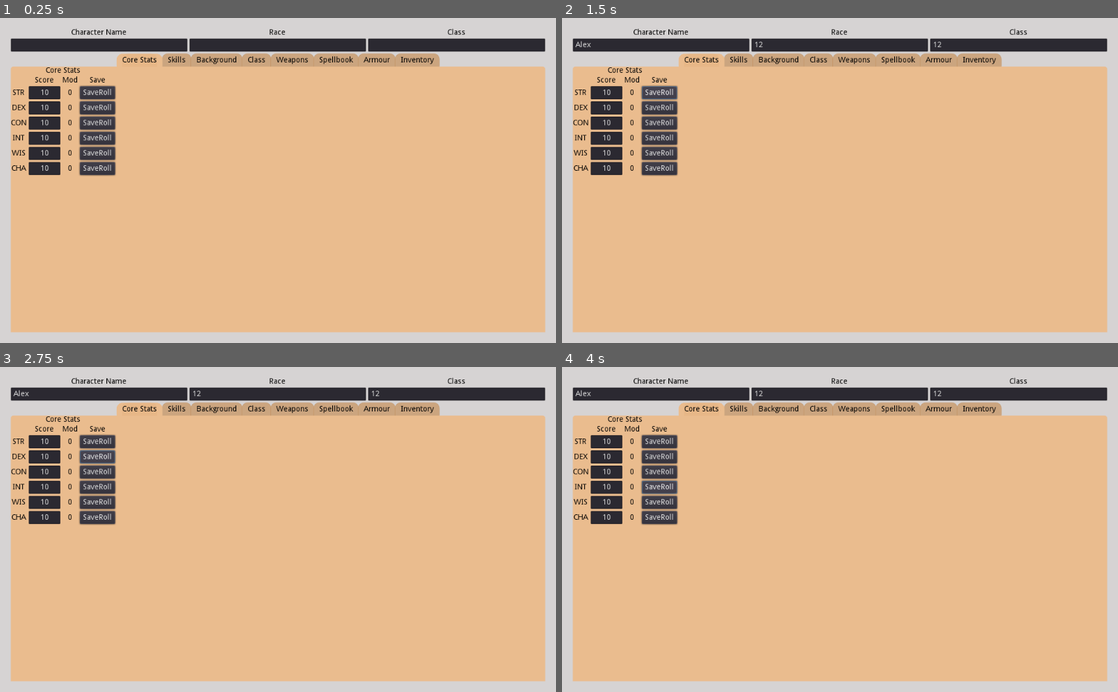
Above: before the commit, frames 1-4 (two rows, left to right).
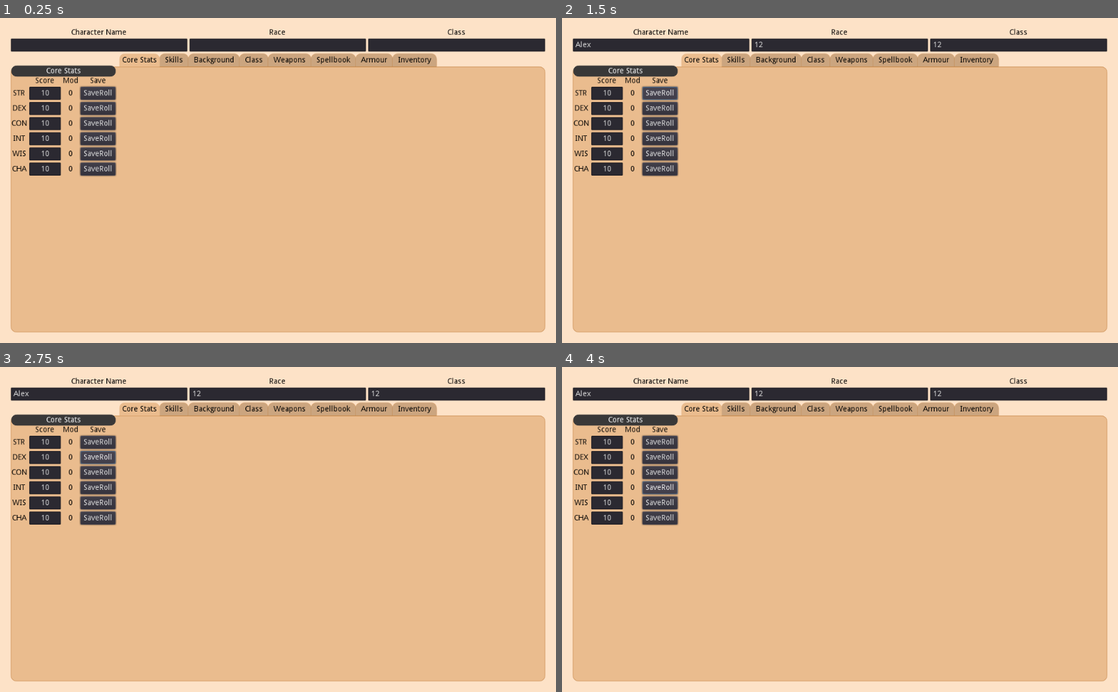
Above: after the commit, the same moments.

Repository: Daniel3dartist/RPG-Virtual-Table
Game: Godot game, scene res://Scenes/Character_Sheet.tscn
Same seed, same stepped clock (60 frames per second), same inputs: the game is played once before the commit and once after it. This scene is started directly instead of the project's main scene.
Inputs (mouse positions are in pixels of both pictures, inside the frame that each line leads up to):
- Up to frame 1 (0.25 s): no input
- Up to frame 2 (1.5 s): click (662, 44) at 0.52 s; type "Alex" at 0.6 s; click (840, 44) at 0.75 s; type "12" at 0.83 s; click (1017, 44) at 0.98 s; type "12" at 1.07 s; click "SaveRoll" at 1.25 s
- Up to frame 3 (2.75 s): click "SaveRoll" at 2 s
- Up to frame 4 (4 s): click "SaveRoll" at 2.75 s; click "SaveRoll" at 3.5 s

The runs differ from the first frame. In frame 1, 18% of the frame differs, in the area x 0-100%, y 0-100%; in frame 2, 18%; in frame 3, 18%; in frame 4, 18%.

Commit message:
updating Tabs on character sheet

Diff:
--- a/Scenes/Character_Sheet.tscn
+++ b/Scenes/Character_Sheet.tscn
@@ -1,17 +1,16 @@
-[gd_scene load_steps=5 format=2]
+[gd_scene load_steps=6 format=2]
 
 [ext_resource path="res://Scripts/Character_Sheet.gd" type="Script" id=1]
 
-[sub_resource type="StyleBoxFlat" id=3]
-bg_color = Color( 0.909804, 0.721569, 0.533333, 1 )
-border_width_left = 10
-border_width_right = 10
-border_color = Color( 0.92041, 0.740643, 0.560875, 1 )
+[sub_resource type="StyleBoxFlat" id=5]
+content_margin_left = 5.0
+content_margin_right = 5.0
+bg_color = Color( 0.921569, 0.741176, 0.560784, 1 )
+border_color = Color( 0.921569, 0.741176, 0.560784, 1 )
 corner_radius_top_left = 10
 corner_radius_top_right = 10
 corner_radius_bottom_right = 1
 corner_radius_bottom_left = 1
-shadow_color = Color( 0.395996, 0.231256, 0.066515, 1 )
 
 [sub_resource type="StyleBoxFlat" id=4]
 bg_color = Color( 0.800293, 0.650238, 0.500183, 1 )
@@ -28,8 +27,24 @@
 
 [sub_resource type="StyleBoxFlat" id=2]
 bg_color = Color( 0.921569, 0.741176, 0.560784, 1 )
-corner_radius_top_left = 5
-corner_radius_top_right = 5
+border_width_left = 1
+border_width_top = 1
+border_width_right = 1
+border_width_bottom = 1
+border_color = Color( 0.705882, 0.392157, 0.0784314, 0.564706 )
+corner_radius_top_left = 10
+corner_radius_top_right = 10
+corner_radius_bottom_right = 10
+corner_radius_bottom_left = 10
+
+[sub_resource type="StyleBoxFlat" id=6]
+bg_color = Color( 0.227451, 0.223529, 0.223529, 1 )
+corner_radius_top_left = 10
+corner_radius_top_right = 10
+corner_radius_bottom_right = 10
+corner_radius_bottom_left = 10
+expand_margin_top = 3.0
+expand_margin_bottom = 3.0
 
 [node name="Character_Sheet" type="Control"]
 anchor_right = 1.0
@@ -42,7 +57,7 @@
 [node name="ColorRect" type="ColorRect" parent="."]
 anchor_right = 1.0
 anchor_bottom = 1.0
-color = Color( 0.843137, 0.831373, 0.831373, 1 )
+color = Color( 0.992188, 0.887543, 0.782898, 1 )
 __meta__ = {
 "_edit_use_anchors_": false
 }
@@ -133,12 +148,12 @@
 margin_bottom = 42.0
 
 [node name="Sheet_TabContainer" type="TabContainer" parent="ColorRect/SheetArea"]
-margin_top = 46.0
+margin_top = 60.0
 margin_right = 984.0
 margin_bottom = 560.0
 size_flags_horizontal = 3
 size_flags_vertical = 3
-custom_styles/tab_fg = SubResource( 3 )
+custom_styles/tab_fg = SubResource( 5 )
 custom_styles/tab_bg = SubResource( 4 )
 custom_styles/panel = SubResource( 2 )
 custom_colors/font_color_bg = Color( 0, 0, 0, 1 )
@@ -150,41 +165,50 @@
 [node name="Core Stats" type="VBoxContainer" parent="ColorRect/SheetArea/Sheet_TabContainer"]
 anchor_right = 1.0
 anchor_bottom = 1.0
-margin_top = 24.0
-size_flags_horizontal = 3
-size_flags_vertical = 3
-
-[node name="Score_&_Mod" type="VBoxContainer" parent="ColorRect/SheetArea/Sheet_TabContainer/Core Stats"]
+margin_left = 1.0
+margin_top = 25.0
+margin_right = -1.0
+margin_bottom = -1.0
+size_flags_horizontal = 3
+size_flags_vertical = 3
+
+[node name="HBoxContainer" type="HBoxContainer" parent="ColorRect/SheetArea/Sheet_TabContainer/Core Stats"]
 margin_right = 192.0
 margin_bottom = 200.0
 size_flags_horizontal = 0
-size_flags_vertical = 2
-
-[node name="Core_Stats" type="Label" parent="ColorRect/SheetArea/Sheet_TabContainer/Core Stats/Score_&_Mod"]
-margin_right = 192.0
-margin_bottom = 14.0
-size_flags_horizontal = 3
-size_flags_vertical = 1
-custom_colors/font_color = Color( 0, 0, 0, 1 )
-text = "Core Stats"
-align = 1
-valign = 1
-
-[node name="HBoxContainer" type="HBoxContainer" parent="ColorRect/SheetArea/Sheet_TabContainer/Core Stats/Score_&_Mod"]
-margin_top = 18.0
+
+[node name="Score_&_Mod" type="VBoxContainer" parent="ColorRect/SheetArea/Sheet_TabContainer/Core Stats/HBoxContainer"]
 margin_right = 192.0
 margin_bottom = 200.0
-
-[node name="Attributes_Column" type="VBoxContainer" parent="ColorRect/SheetArea/Sheet_TabContainer/Core Stats/Score_&_Mod/HBoxContainer"]
-margin_right = 29.0
-margin_bottom = 182.0
-
-[node name="Align_Space" type="Label" parent="ColorRect/SheetArea/Sheet_TabContainer/Core Stats/Score_&_Mod/HBoxContainer/Attributes_Column"]
+size_flags_horizontal = 3
+size_flags_vertical = 3
+
+[node name="Core_Stats" type="Label" parent="ColorRect/SheetArea/Sheet_TabContainer/Core Stats/HBoxContainer/Score_&_Mod"]
+margin_right = 192.0
+margin_bottom = 14.0
+size_flags_horizontal = 3
+size_flags_vertical = 3
+custom_styles/normal = SubResource( 6 )
+custom_colors/font_color = Color( 1, 1, 1, 1 )
+text = "Core Stats"
+align = 1
+valign = 1
+
+[node name="HBoxContainer" type="HBoxContainer" parent="ColorRect/SheetArea/Sheet_TabContainer/Core Stats/HBoxContainer/Score_&_Mod"]
+margin_top = 25.0
+margin_right = 192.0
+margin_bottom = 200.0
+
+[node name="Attributes_Column" type="VBoxContainer" parent="ColorRect/SheetArea/Sheet_TabContainer/Core Stats/HBoxContainer/Score_&_Mod/HBoxContainer"]
+margin_right = 29.0
+margin_bottom = 182.0
+
+[node name="Align_Space" type="Label" parent="ColorRect/SheetArea/Sheet_TabContainer/Core Stats/HBoxContainer/Score_&_Mod/HBoxContainer/Attributes_Column"]
 margin_right = 29.0
 margin_bottom = 14.0
 size_flags_vertical = 1
 
-[node name="STR" type="Label" parent="ColorRect/SheetArea/Sheet_TabContainer/Core Stats/Score_&_Mod/HBoxContainer/Attributes_Column"]
+[node name="STR" type="Label" parent="ColorRect/SheetArea/Sheet_TabContainer/Core Stats/HBoxContainer/Score_&_Mod/HBoxContainer/Attributes_Column"]
 margin_top = 18.0
 margin_right = 29.0
 margin_bottom = 42.0
@@ -194,7 +218,7 @@
 align = 1
 valign = 1
 
-[node name="DEX" type="Label" parent="ColorRect/SheetArea/Sheet_TabContainer/Core Stats/Score_&_Mod/HBoxContainer/Attributes_Column"]
+[node name="DEX" type="Label" parent="ColorRect/SheetArea/Sheet_TabContainer/Core Stats/HBoxContainer/Score_&_Mod/HBoxContainer/Attributes_Column"]
 margin_top = 46.0
 margin_right = 29.0
 margin_bottom = 70.0
@@ -204,7 +228,7 @@
 align = 1
 valign = 1
 
-[node name="CON" type="Label" parent="ColorRect/SheetArea/Sheet_TabContainer/Core Stats/Score_&_Mod/HBoxContainer/Attributes_Column"]
+[node name="CON" type="Label" parent="ColorRect/SheetArea/Sheet_TabContainer/Core Stats/HBoxContainer/Score_&_Mod/HBoxContainer/Attributes_Column"]
 margin_top = 74.0
 margin_right = 29.0
 margin_bottom = 98.0
@@ -214,7 +238,7 @@
 align = 1
 valign = 1
 
-[node name="INT" type="Label" parent="ColorRect/SheetArea/Sheet_TabContainer/Core Stats/Score_&_Mod/HBoxContainer/Attributes_Column"]
+[node name="INT" type="Label" parent="ColorRect/SheetArea/Sheet_TabContainer/Core Stats/HBoxContainer/Score_&_Mod/HBoxContainer/Attributes_Column"]
 margin_top = 102.0
 margin_right = 29.0
 margin_bottom = 126.0
@@ -224,7 +248,7 @@
 align = 1
 valign = 1
 
-[node name="WIS" type="Label" parent="ColorRect/SheetArea/Sheet_TabContainer/Core Stats/Score_&_Mod/HBoxContainer/Attributes_Column"]
+[node name="WIS" type="Label" parent="ColorRect/SheetArea/Sheet_TabContainer/Core Stats/HBoxContainer/Score_&_Mod/HBoxContainer/Attributes_Column"]
 margin_top = 130.0
 margin_right = 29.0
 margin_bottom = 154.0
@@ -234,7 +258,7 @@
 align = 1
 valign = 1
 
-[node name="CHA" type="Label" parent="ColorRect/SheetArea/Sheet_TabContainer/Core Stats/Score_&_Mod/HBoxContainer/Attributes_Column"]
+[node name="CHA" type="Label" parent="ColorRect/SheetArea/Sheet_TabContainer/Core Stats/HBoxContainer/Score_&_Mod/HBoxContainer/Attributes_Column"]
 margin_top = 158.0
 margin_right = 29.0
 margin_bottom = 182.0
@@ -244,12 +268,12 @@
 align = 1
 valign = 1
 
-[node name="Score_Column" type="VBoxContainer" parent="ColorRect/SheetArea/Sheet_TabContainer/Core Stats/Score_&_Mod/HBoxContainer"]
+[node name="Score_Column" type="VBoxContainer" parent="ColorRect/SheetArea/Sheet_TabContainer/Core Stats/HBoxContainer/Score_&_Mod/HBoxContainer"]
 margin_left = 33.0
 margin_right = 91.0
 margin_bottom = 182.0
 
-[node name="Score_Description" type="Label" parent="ColorRect/SheetArea/Sheet_TabContainer/Core Stats/Score_&_Mod/HBoxContainer/Score_Column"]
+[node name="Score_Description" type="Label" parent="ColorRect/SheetArea/Sheet_TabContainer/Core Stats/HBoxContainer/Score_&_Mod/HBoxContainer/Score_Column"]
 margin_right = 58.0
 margin_bottom = 14.0
 custom_colors/font_color = Color( 0, 0, 0, 1 )
@@ -260,7 +284,7 @@
 "_edit_use_anchors_": false
 }
 
-[node name="STR_Input" type="LineEdit" parent="ColorRect/SheetArea/Sheet_TabContainer/Core Stats/Score_&_Mod/HBoxContainer/Score_Column"]
+[node name="STR_Input" type="LineEdit" parent="ColorRect/SheetArea/Sheet_TabContainer/Core Stats/HBoxContainer/Score_&_Mod/HBoxContainer/Score_Column"]
 margin_top = 18.0
 margin_right = 58.0
 margin_bottom = 42.0
@@ -270,7 +294,7 @@
 "_edit_use_anchors_": false
 }
 
-[node name="DEX_Input" type="LineEdit" parent="ColorRect/SheetArea/Sheet_TabContainer/Core Stats/Score_&_Mod/HBoxContainer/Score_Column"]
+[node name="DEX_Input" type="LineEdit" parent="ColorRect/SheetArea/Sheet_TabContainer/Core Stats/HBoxContainer/Score_&_Mod/HBoxContainer/Score_Column"]
 margin_top = 46.0
 margin_right = 58.0
 margin_bottom = 70.0
@@ -280,7 +304,7 @@
 "_edit_use_anchors_": false
 }
 
-[node name="CON_Input" type="LineEdit" parent="ColorRect/SheetArea/Sheet_TabContainer/Core Stats/Score_&_Mod/HBoxContainer/Score_Column"]
+[node name="CON_Input" type="LineEdit" parent="ColorRect/SheetArea/Sheet_TabContainer/Core Stats/HBoxContainer/Score_&_Mod/HBoxContainer/Score_Column"]
 margin_top = 74.0
 margin_right = 58.0
 margin_bottom = 98.0
@@ -290,7 +314,7 @@
 "_edit_use_anchors_": false
 }
 
-[node name="INT_Input" type="LineEdit" parent="ColorRect/SheetArea/Sheet_TabContainer/Core Stats/Score_&_Mod/HBoxContainer/Score_Column"]
+[node name="INT_Input" type="LineEdit" parent="ColorRect/SheetArea/Sheet_TabContainer/Core Stats/HBoxContainer/Score_&_Mod/HBoxContainer/Score_Column"]
 margin_top = 102.0
 margin_right = 58.0
 margin_bottom = 126.0
@@ -300,7 +324,7 @@
 "_edit_use_anchors_": false
 }
 
-[node name="WIS_Input" type="LineEdit" parent="ColorRect/SheetArea/Sheet_TabContainer/Core Stats/Score_&_Mod/HBoxContainer/Score_Column"]
+[node name="WIS_Input" type="LineEdit" parent="ColorRect/SheetArea/Sheet_TabContainer/Core Stats/HBoxContainer/Score_&_Mod/HBoxContainer/Score_Column"]
 margin_top = 130.0
 margin_right = 58.0
 margin_bottom = 154.0
@@ -310,7 +334,7 @@
 "_edit_use_anchors_": false
 }
 
-[node name="CHA_Input" type="LineEdit" parent="ColorRect/SheetArea/Sheet_TabContainer/Core Stats/Score_&_Mod/HBoxContainer/Score_Column"]
+[node name="CHA_Input" type="LineEdit" parent="ColorRect/SheetArea/Sheet_TabContainer/Core Stats/HBoxContainer/Score_&_Mod/HBoxContainer/Score_Column"]
 margin_top = 158.0
 margin_right = 58.0
 margin_bottom = 182.0
@@ -320,12 +344,12 @@
 "_edit_use_anchors_": false
 }
 
-[node name="Mod_Column" type="VBoxContainer" parent="ColorRect/SheetArea/Sheet_TabContainer/Core Stats/Score_&_Mod/HBoxContainer"]
+[node name="Mod_Column" type="VBoxContainer" parent="ColorRect/SheetArea/Sheet_TabContainer/Core Stats/HBoxContainer/Score_&_Mod/HBoxContainer"]
 margin_left = 95.0
 margin_right = 123.0
 margin_bottom = 182.0
 
-[node name="Mod_Description" type="Label" parent="ColorRect/SheetArea/Sheet_TabContainer/Core Stats/Score_&_Mod/HBoxContainer/Mod_Column"]
+[node name="Mod_Description" type="Label" parent="ColorRect/SheetArea/Sheet_TabContainer/Core Stats/HBoxContainer/Score_&_Mod/HBoxContainer/Mod_Column"]
 margin_right = 28.0
 margin_bottom = 14.0
 custom_colors/font_color = Color( 0, 0, 0, 1 )
@@ -336,7 +360,7 @@
 "_edit_use_anchors_": false
 }
 
-[node name="STR_Mod_Value" type="Label" parent="ColorRect/SheetArea/Sheet_TabContainer/Core Stats/Score_&_Mod/HBoxContainer/Mod_Column"]
+[node name="STR_Mod_Value" type="Label" parent="ColorRect/SheetArea/Sheet_TabContainer/Core Stats/HBoxContainer/Score_&_Mod/HBoxContainer/Mod_Column"]
 margin_top = 18.0
 margin_right = 28.0
 margin_bottom = 42.0
@@ -349,7 +373,7 @@
 "_edit_use_anchors_": false
 }
 
-[node name="DEX_Mod_Value" type="Label" parent="ColorRect/SheetArea/Sheet_TabContainer/Core Stats/Score_&_Mod/HBoxContainer/Mod_Column"]
+[node name="DEX_Mod_Value" type="Label" parent="ColorRect/SheetArea/Sheet_TabContainer/Core Stats/HBoxContainer/Score_&_Mod/HBoxContainer/Mod_Column"]
 margin_top = 46.0
 margin_right = 28.0
 margin_bottom = 70.0
@@ -363,7 +387,7 @@
 "_edit_use_anchors_": false
 }
 
-[node name="CON_Mod_Value" type="Label" parent="ColorRect/SheetArea/Sheet_TabContainer/Core Stats/Score_&_Mod/HBoxContainer/Mod_Column"]
+[node name="CON_Mod_Value" type="Label" parent="ColorRect/SheetArea/Sheet_TabContainer/Core Stats/HBoxContainer/Score_&_Mod/HBoxContainer/Mod_Column"]
 margin_top = 74.0
 margin_right = 28.0
 margin_bottom = 98.0
@@ -377,7 +401,7 @@
 "_edit_use_anchors_": false
 }
 
-[node name="INT_Mod_Value" type="Label" parent="ColorRect/SheetArea/Sheet_TabContainer/Core Stats/Score_&_Mod/HBoxContainer/Mod_Column"]
+[node name="INT_Mod_Value" type="Label" parent="ColorRect/SheetArea/Sheet_TabContainer/Core Stats/HBoxContainer/Score_&_Mod/HBoxContainer/Mod_Column"]
 margin_top = 102.0
 margin_right = 28.0
 margin_bottom = 126.0
@@ -391,7 +415,7 @@
 "_edit_use_anchors_": false
 }
 
-[node name="WIS_Mod_Value" type="Label" parent="ColorRect/SheetArea/Sheet_TabContainer/Core Stats/Score_&_Mod/HBoxContainer/Mod_Column"]
+[node name="WIS_Mod_Value" type="Label" parent="ColorRect/SheetArea/Sheet_TabContainer/Core Stats/HBoxContainer/Score_&_Mod/HBoxContainer/Mod_Column"]
 margin_top = 130.0
 margin_right = 28.0
 margin_bottom = 154.0
@@ -405,7 +429,7 @@
 "_edit_use_anchors_": false
 }
 
-[node name="CHA_Mod_Value" type="Label" parent="ColorRect/SheetArea/Sheet_TabContainer/Core Stats/Score_&_Mod/HBoxContainer/Mod_Column"]
+[node name="CHA_Mod_Value" type="Label" parent="ColorRect/SheetArea/Sheet_TabContainer/Core Stats/HBoxContainer/Score_&_Mod/HBoxContainer/Mod_Column"]
 margin_top = 158.0
 margin_right = 28.0
 margin_bottom = 182.0
@@ -419,12 +443,12 @@
 "_edit_use_anchors_": false
 }
 
-[node name="SaveRoll_Column" type="VBoxContainer" parent="ColorRect/SheetArea/Sheet_TabContainer/Core Stats/Score_&_Mod/HBoxContainer"]
+[node name="SaveRoll_Column" type="VBoxContainer" parent="ColorRect/SheetArea/Sheet_TabContainer/Core Stats/HBoxContainer/Score_&_Mod/HBoxContainer"]
 margin_left = 127.0
 margin_right = 192.0
 margin_bottom = 182.0
 
-[node name="Save_Roll_Description" type="Label" parent="ColorRect/SheetArea/Sheet_TabContainer/Core Stats/Score_&_Mod/HBoxContainer/SaveRoll_Column"]
+[node name="Save_Roll_Description" type="Label" parent="ColorRect/SheetArea/Sheet_TabContainer/Core Stats/HBoxContainer/Score_&_Mod/HBoxContainer/SaveRoll_Column"]
 margin_right = 65.0
 margin_bottom = 14.0
 custom_colors/font_color = Color( 0, 0, 0, 1 )
@@ -435,7 +459,7 @@
 "_edit_use_anchors_": false
 }
 
-[node name="STR_Save_Roll" type="Button" parent="ColorRect/SheetArea/Sheet_TabContainer/Core Stats/Score_&_Mod/HBoxContainer/SaveRoll_Column"]
+[node name="STR_Save_Roll" type="Button" parent="ColorRect/SheetArea/Sheet_TabContainer/Core Stats/HBoxContainer/Score_&_Mod/HBoxContainer/SaveRoll_Column"]
 margin_top = 18.0
 margin_right = 65.0
 margin_bottom = 42.0
@@ -443,7 +467,7 @@
 size_flags_vertical = 3
 text = "SaveRoll"
 
-[node name="DEX_Save_Roll" type="Button" parent="ColorRect/SheetArea/Sheet_TabContainer/Core Stats/Score_&_Mod/HBoxContainer/SaveRoll_Column"]
+[node name="DEX_Save_Roll" type="Button" parent="ColorRect/SheetArea/Sheet_TabContainer/Core Stats/HBoxContainer/Score_&_Mod/HBoxContainer/SaveRoll_Column"]
 margin_top = 46.0
 margin_right = 65.0
 margin_bottom = 70.0
@@ -451,7 +475,7 @@
 size_flags_vertical = 3
 text = "SaveRoll"
 
-[node name="CON_Save_Roll" type="Button" parent="ColorRect/SheetArea/Sheet_TabContainer/Core Stats/Score_&_Mod/HBoxContainer/SaveRoll_Column"]
+[node name="CON_Save_Roll" type="Button" parent="ColorRect/SheetArea/Sheet_TabContainer/Core Stats/HBoxContainer/Score_&_Mod/HBoxContainer/SaveRoll_Column"]
 margin_top = 74.0
 margin_right = 65.0
 margin_bottom = 98.0
@@ -459,7 +483,7 @@
 size_flags_vertical = 3
 text = "SaveRoll"
 
-[node name="INT_Save_Roll" type="Button" parent="ColorRect/SheetArea/Sheet_TabContainer/Core Stats/Score_&_Mod/HBoxContainer/SaveRoll_Column"]
+[node name="INT_Save_Roll" type="Button" parent="ColorRect/SheetArea/Sheet_TabContainer/Core Stats/HBoxContainer/Score_&_Mod/HBoxContainer/SaveRoll_Column"]
 margin_top = 102.0
 margin_right = 65.0
 margin_bottom = 126.0
@@ -467,7 +491,7 @@
 size_flags_vertical = 3
 text = "SaveRoll"
 
-[node name="WIS_Save_Roll" type="Button" parent="ColorRect/SheetArea/Sheet_TabContainer/Core Stats/Score_&_Mod/HBoxContainer/SaveRoll_Column"]
+[node name="WIS_Save_Roll" type="Button" parent="ColorRect/SheetArea/Sheet_TabContainer/Core Stats/HBoxContainer/Score_&_Mod/HBoxContainer/SaveRoll_Column"]
 margin_top = 130.0
 margin_right = 65.0
 margin_bottom = 154.0
@@ -475,7 +499,7 @@
 size_flags_vertical = 3
 text = "SaveRoll"
 
-[node name="CHA_Save_Roll" type="Button" parent="ColorRect/SheetArea/Sheet_TabContainer/Core Stats/Score_&_Mod/HBoxContainer/SaveRoll_Column"]
+[node name="CHA_Save_Roll" type="Button" parent="ColorRect/SheetArea/Sheet_TabContainer/Core Stats/HBoxContainer/Score_&_Mod/HBoxContainer/SaveRoll_Column"]
 margin_top = 158.0
 margin_right = 65.0
 margin_bottom = 182.0
--- a/Scripts/Character_Sheet.gd
+++ b/Scripts/Character_Sheet.gd
@@ -3,20 +3,20 @@
 # ===============================================[ Score Attributes var ]============================================================= #
 
 # Inputs values
-onready var STR_Input = $'ColorRect/SheetArea/Sheet_TabContainer/Core Stats/Score_&_Mod/HBoxContainer/Score_Column/STR_Input'
-onready var DEX_Input = $'ColorRect/SheetArea/Sheet_TabContainer/Core Stats/Score_&_Mod/HBoxContainer/Score_Column/DEX_Input'
-onready var CON_Input = $'ColorRect/SheetArea/Sheet_TabContainer/Core Stats/Score_&_Mod/HBoxContainer/Score_Column/CON_Input'
-onready var INT_Input = $'ColorRect/SheetArea/Sheet_TabContainer/Core Stats/Score_&_Mod/HBoxContainer/Score_Column/INT_Input'
-onready var WIS_Input = $'ColorRect/SheetArea/Sheet_TabContainer/Core Stats/Score_&_Mod/HBoxContainer/Score_Column/WIS_Input'
-onready var CHA_Input = $'ColorRect/SheetArea/Sheet_TabContainer/Core Stats/Score_&_Mod/HBoxContainer/Score_Column/CHA_Input'
+onready var STR_Input = $'ColorRect/SheetArea/Sheet_TabContainer/Core Stats/HBoxContainer/Score_&_Mod/HBoxContainer/Score_Column/STR_Input'
+onready var DEX_Input = $'ColorRect/SheetArea/Sheet_TabContainer/Core Stats/HBoxContainer/Score_&_Mod/HBoxContainer/Score_Column/DEX_Input'
+onready var CON_Input = $'ColorRect/SheetArea/Sheet_TabContainer/Core Stats/HBoxContainer/Score_&_Mod/HBoxContainer/Score_Column/CON_Input'
+onready var INT_Input = $'ColorRect/SheetArea/Sheet_TabContainer/Core Stats/HBoxContainer/Score_&_Mod/HBoxContainer/Score_Column/INT_Input'
+onready var WIS_Input = $'ColorRect/SheetArea/Sheet_TabContainer/Core Stats/HBoxContainer/Score_&_Mod/HBoxContainer/Score_Column/WIS_Input'
+onready var CHA_Input = $'ColorRect/SheetArea/Sheet_TabContainer/Core Stats/HBoxContainer/Score_&_Mod/HBoxContainer/Score_Column/CHA_Input'
 
 # Mods Values
-onready var STR_Mod_Value = $'ColorRect/SheetArea/Sheet_TabContainer/Core Stats/Score_&_Mod/HBoxContainer/Mod_Column/STR_Mod_Value'
-onready var DEX_Mod_Value = $'ColorRect/SheetArea/Sheet_TabContainer/Core Stats/Score_&_Mod/HBoxContainer/Mod_Column/DEX_Mod_Value'
-onready var CON_Mod_Value = $'ColorRect/SheetArea/Sheet_TabContainer/Core Stats/Score_&_Mod/HBoxContainer/Mod_Column/CON_Mod_Value'
-onready var INT_Mod_Value = $'ColorRect/SheetArea/Sheet_TabContainer/Core Stats/Score_&_Mod/HBoxContainer/Mod_Column/INT_Mod_Value'
-onready var WIS_Mod_Value = $'ColorRect/SheetArea/Sheet_TabContainer/Core Stats/Score_&_Mod/HBoxContainer/Mod_Column/WIS_Mod_Value'
-onready var CHA_Mod_Value = $'ColorRect/SheetArea/Sheet_TabContainer/Core Stats/Score_&_Mod/HBoxContainer/Mod_Column/CHA_Mod_Value'
+onready var STR_Mod_Value = $'ColorRect/SheetArea/Sheet_TabContainer/Core Stats/HBoxContainer/Score_&_Mod/HBoxContainer/Mod_Column/STR_Mod_Value'
+onready var DEX_Mod_Value = $'ColorRect/SheetArea/Sheet_TabContainer/Core Stats/HBoxContainer/Score_&_Mod/HBoxContainer/Mod_Column/DEX_Mod_Value'
+onready var CON_Mod_Value = $'ColorRect/SheetArea/Sheet_TabContainer/Core Stats/HBoxContainer/Score_&_Mod/HBoxContainer/Mod_Column/CON_Mod_Value'
+onready var INT_Mod_Value = $'ColorRect/SheetArea/Sheet_TabContainer/Core Stats/HBoxContainer/Score_&_Mod/HBoxContainer/Mod_Column/INT_Mod_Value'
+onready var WIS_Mod_Value = $'ColorRect/SheetArea/Sheet_TabContainer/Core Stats/HBoxContainer/Score_&_Mod/HBoxContainer/Mod_Column/WIS_Mod_Value'
+onready var CHA_Mod_Value = $'ColorRect/SheetArea/Sheet_TabContainer/Core Stats/HBoxContainer/Score_&_Mod/HBoxContainer/Mod_Column/CHA_Mod_Value'
 
 func _input(event):
 	# STR
Binary file changed: Icon.ico
Not shown, changed: export_presets.cfg
